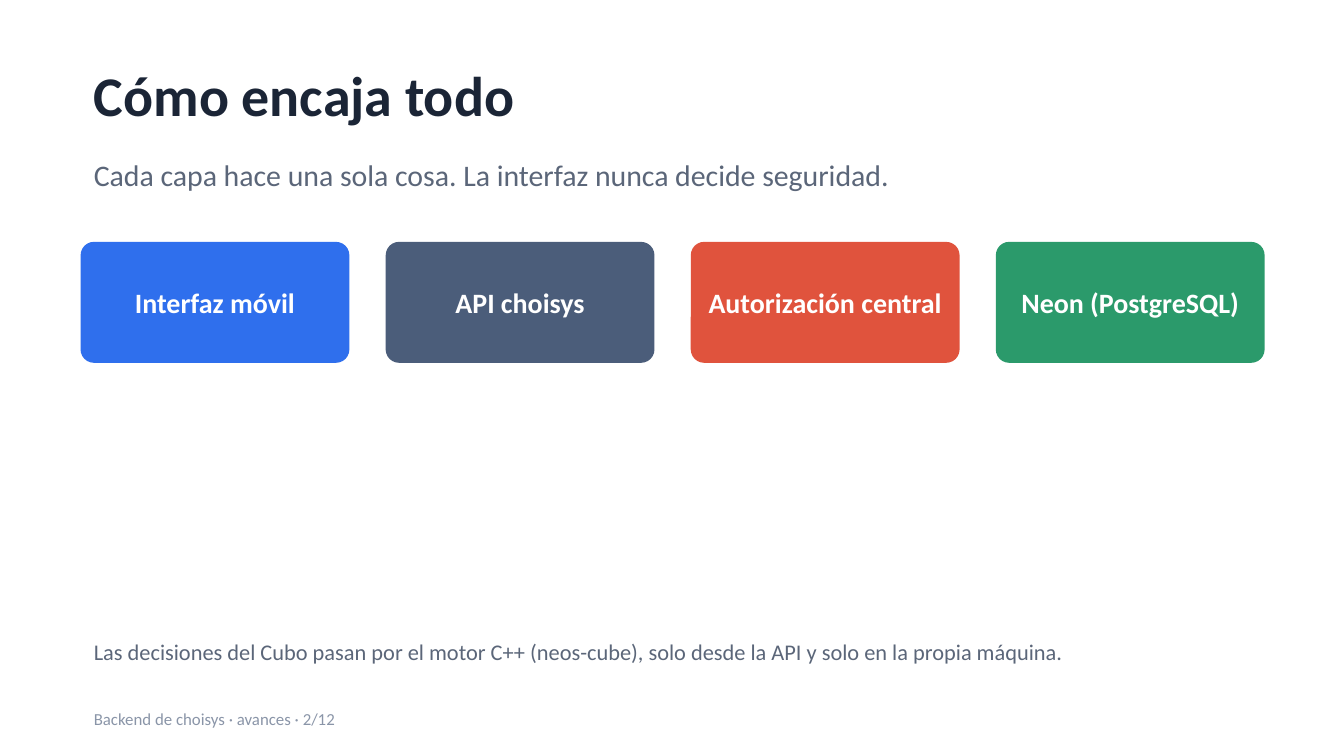
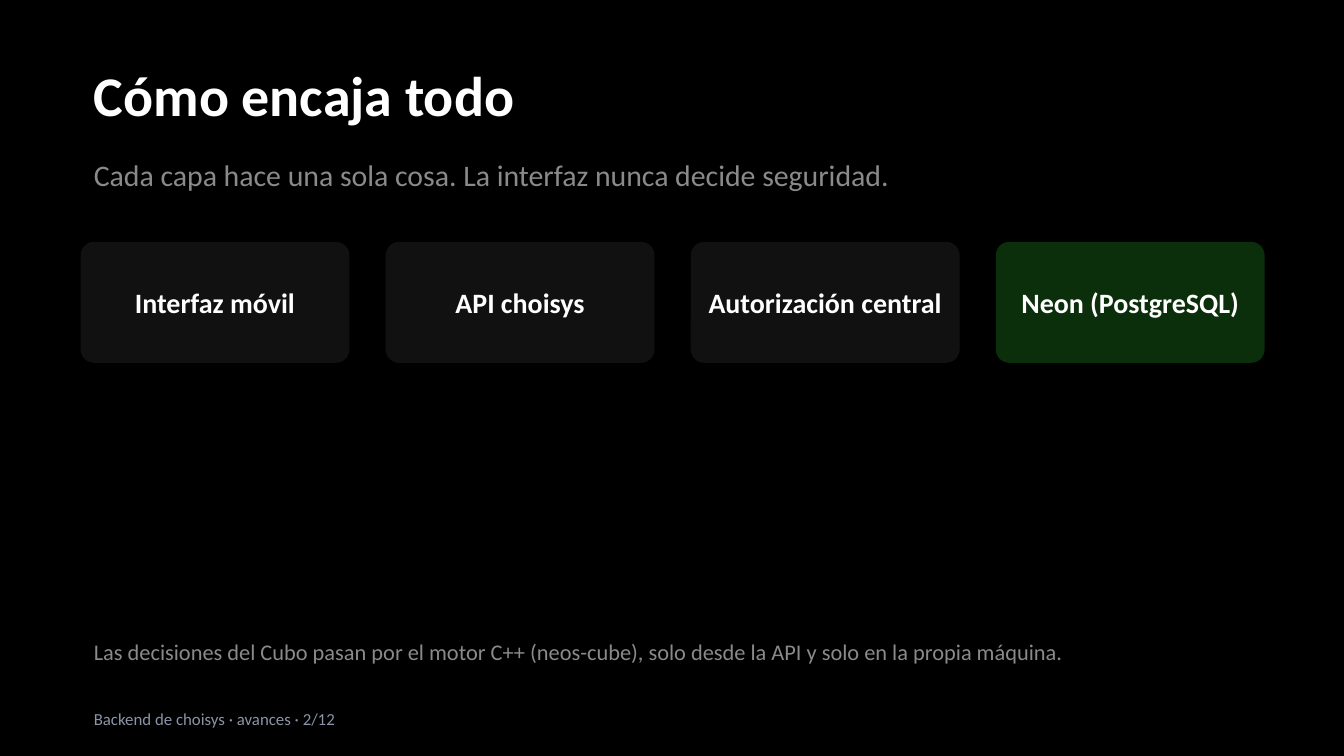
Before and after one commit to NeoRetroo38/choisys, a slide deck: slide 2 of docs/avances/avances-backend.pptx. Drawn at 1344x756 pixels with LibreOffice and Linux fonts; fonts in the diff are those of the drawing. Boxes give left, top, right and bottom in pixels: in the first picture for what was removed or moved away, otherwise in the second. Text is boxed around its words. In the diff, an @@ line names an element or a change of style, - is before the commit and + after.

Commit message:
docs: dark thin style for the Pages portal and the progress deck

```diff
--- a/docs/avances/avances-backend.pptx
+++ b/docs/avances/avances-backend.pptx
@@ background #FFFFFF to #000000 @@
@@ text "Cómo encaja todo" at (x1=94, y1=76, x2=514, y2=126): text colour #1B2536 to #FFFFFF @@
@@ text "Cada capa hace una sola ..." at (x1=94, y1=165, x2=888, y2=191): text colour #5B6679 to #8A8A8A @@
@@ rounded rectangle "Interfaz móvil" at (x1=81, y1=242, x2=349, y2=363): fill #2F6FED to #111111 @@
@@ rounded rectangle "API choisys" at (x1=386, y1=242, x2=655, y2=363): fill #4B5D7A to #111111 @@
@@ rounded rectangle "Autorización central" at (x1=691, y1=242, x2=960, y2=363): fill #E0533D to #111111 @@
@@ rounded rectangle "Neon (PostgreSQL)" at (x1=996, y1=242, x2=1265, y2=363): fill #2B9A6B to #0B2E0B @@
@@ text "Las decisiones del Cubo pasan ..." at (x1=94, y1=644, x2=1062, y2=664): text colour #5B6679 to #8A8A8A @@
```
Also in this commit, not shown: 11 other slides changed, 4 other files.
